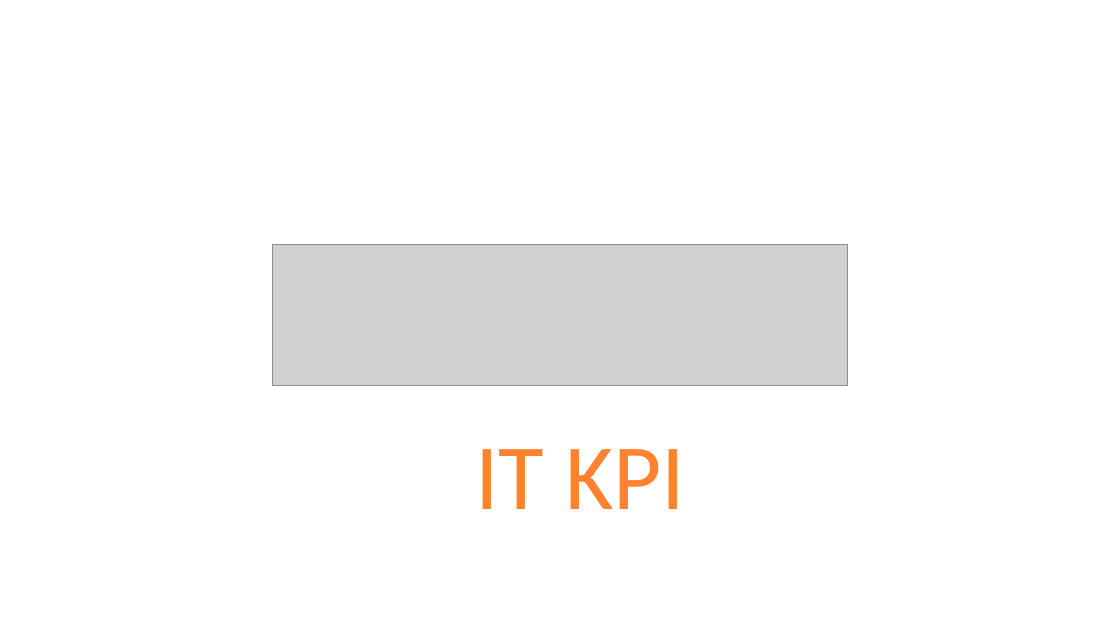
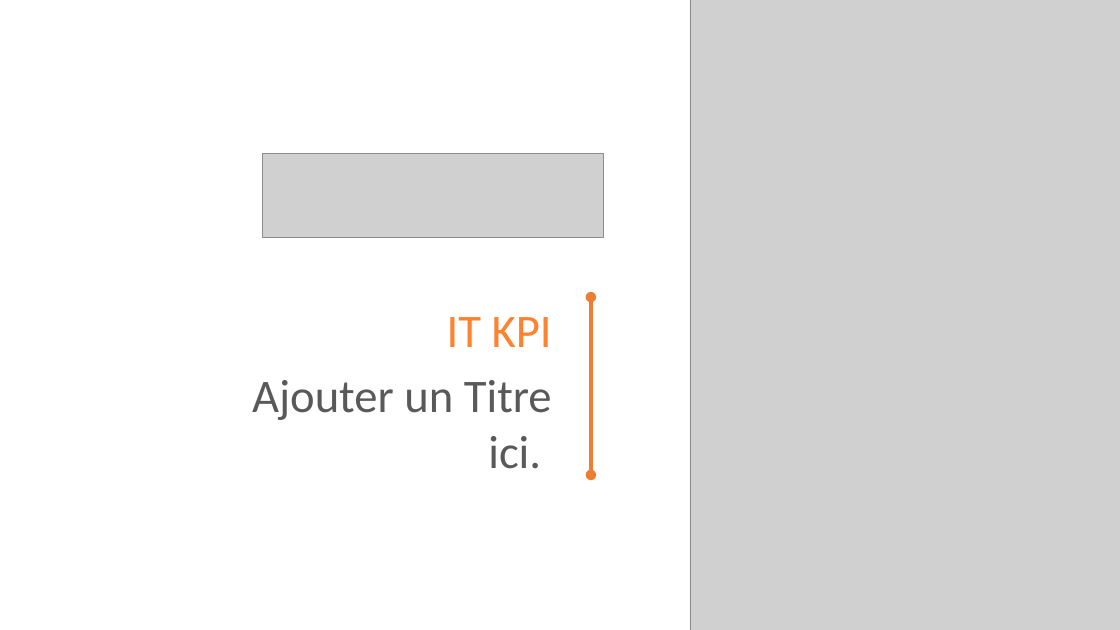
Before and after one commit to Jintus/powerpoint-generator, a slide deck: slide 1 of build/assets/KPI.pptx. Drawn at 1120x630 pixels with LibreOffice and Linux fonts; fonts in the diff are those of the drawing; grey boxes stand for pictures. Boxes give left, top, right and bottom in pixels: in the first picture for what was removed or moved away, otherwise in the second. Text is boxed around its words. In the diff, an @@ line names an element or a change of style, - is before the commit and + after.

```diff
--- a/build/assets/KPI.pptx
+++ b/build/assets/KPI.pptx
@@ picture added at (690, 0, 1120, 630) @@
@@ picture: place and size @@
-picture at (272, 245, 848, 386)
+picture at (262, 153, 604, 237)
@@ text "IT KPI": place and size @@
-text "IT KPI" at (475, 449, 685, 509)
+text "IT KPI" at (447, 317, 552, 347)
@@ text "IT KPI" at (447, 317, 552, 347): size 80 to 40 pt; alignment centre to right @@
@@ double arrow added from (591, 297) to (591, 475), #ED7D31 3 pt @@
@@ text added at (252, 380, 552, 469), 40 pt, text #595959 @@
+Ajouter un Titre ici.
```
Also in this commit, not shown: 11 other slides changed, 1 slide added, 12 other files.
